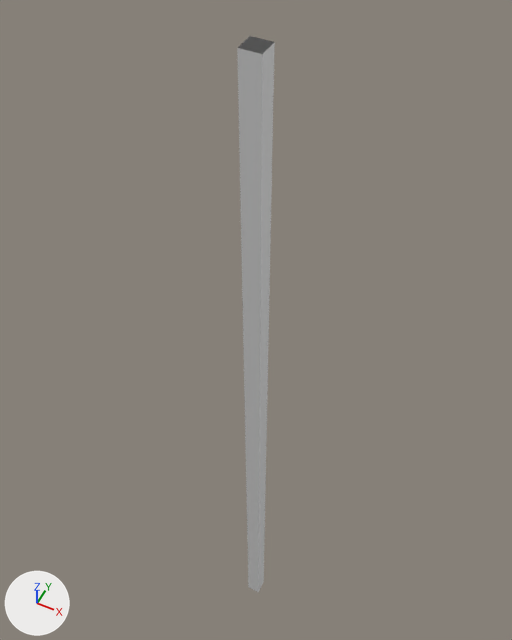
A saved change to the Blender file template/data/core/editor/base.blend.
Both versions are drawn from a 50 mm lens placed at (2189.0, -4379.0, 2499.0), pointed at (-451.0, 900.0, -4100.0). Every picture has the same lights, and +X, +Y and +Z are marked at lower left. The same objects are shown in both versions, whatever each file hides. Objects named as collision shapes, trigger or cutter boxes, shadow casters or lower levels of detail are left out.

Script lines for the objects in view, before the commit:
```python
me_grid_001 = bpy.data.meshes.new('Grid.001')
me_grid_001.from_pydata(...)  # 10000 vertices, 9801 faces; spans x -100.0..100.0, y -100.0..100.0, z 0.0
me_grid_002 = bpy.data.meshes.new('Grid.002')
me_grid_002.from_pydata(...)  # 2696 vertices, 2597 faces; spans x -100.0..100.0, y -100.0..100.0, z -10000.0..0.0
ob_dyn_terrain_base = bpy.data.objects.new('DYN_Terrain.Base', me_grid_001)
ob_dyn_terrain_base.location = (0.0, 0.0, 0.0)
ob_dyn_terrain_lod1 = bpy.data.objects.new('DYN_Terrain.LOD1', me_grid_002)
ob_dyn_terrain_lod1.location = (0.0, 0.0, 0.0)
```
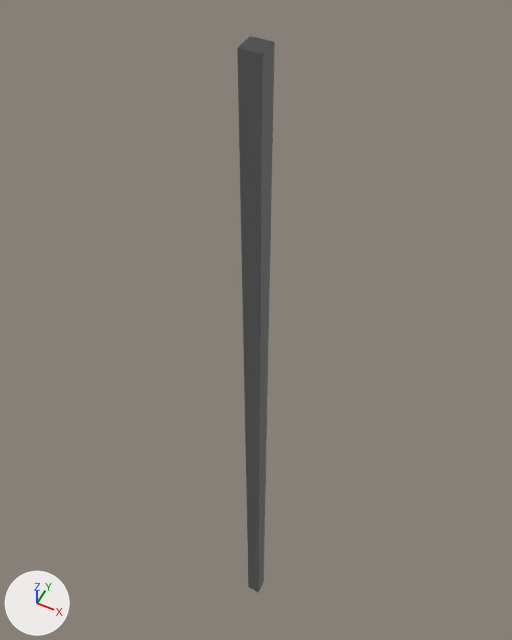
Boxes [x1, y1, x2, y2] around the edits, measured in the pictures (512 x 640 px):
'DYN_Terrain.LOD1', recoloured: [237, 41, 275, 592] in both

The change, as a diff of the scene's bpy script:
```diff
--- a/template/data/core/editor/base.blend.py
+++ b/template/data/core/editor/base.blend.py
@@ mat_dyn_terrain_base @@
+mat_dyn_terrain_base = diffuse_material('DYN_Terrain.Base')
+mat_dyn_terrain_base.base_color = (0.8, 0.8, 0.8)  # white #e7e7e7
@@ mat_dyn_terrain_lod1 @@
+mat_dyn_terrain_lod1 = diffuse_material('DYN_Terrain.LOD1')
+mat_dyn_terrain_lod1.base_color = (0.8, 0.8, 0.8)  # white #e7e7e7
@@ me_grid_003 @@
 me_grid_003.from_pydata(...)  # 721 vertices, 672 faces; spans x -100.0..100.0, y -100.0..100.0, z -10000.0..0.0
+me_grid_003.materials.append(mat_dyn_terrain_lod1)  # white #e7e7e7
@@ me_grid_002 @@
 me_grid_002.from_pydata(...)  # 2696 vertices, 2597 faces; spans x -100.0..100.0, y -100.0..100.0, z -10000.0..0.0
+me_grid_002.materials.append(mat_dyn_terrain_base)  # white #e7e7e7
@@ ob_dyn_terrain_lod1 @@
-ob_dyn_terrain_lod1 = bpy.data.objects.new('DYN_Terrain.LOD1', me_grid_002)
+ob_dyn_terrain_lod1 = bpy.data.objects.new('DYN_Terrain.LOD1', me_grid_003)
 ob_dyn_terrain_lod1.location = (0.0, 0.0, 0.0)
@@ ob_dyn_terrain_base @@
-ob_dyn_terrain_base = bpy.data.objects.new('DYN_Terrain.Base', me_grid_001)
+ob_dyn_terrain_base = bpy.data.objects.new('DYN_Terrain.Base', me_grid_002)
 ob_dyn_terrain_base.location = (0.0, 0.0, 0.0)
```
